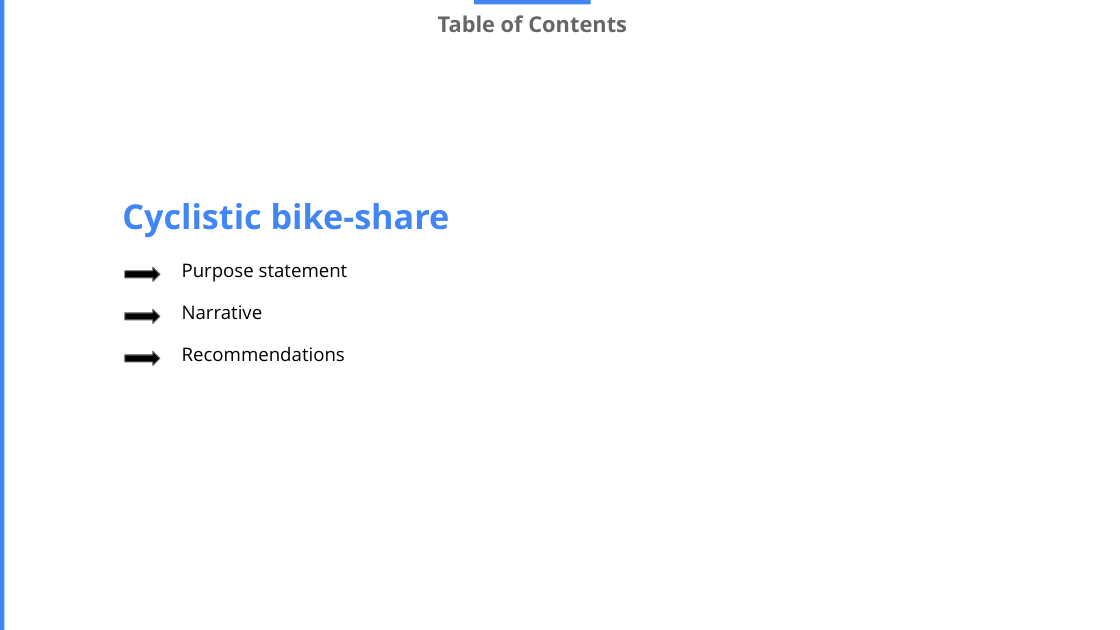
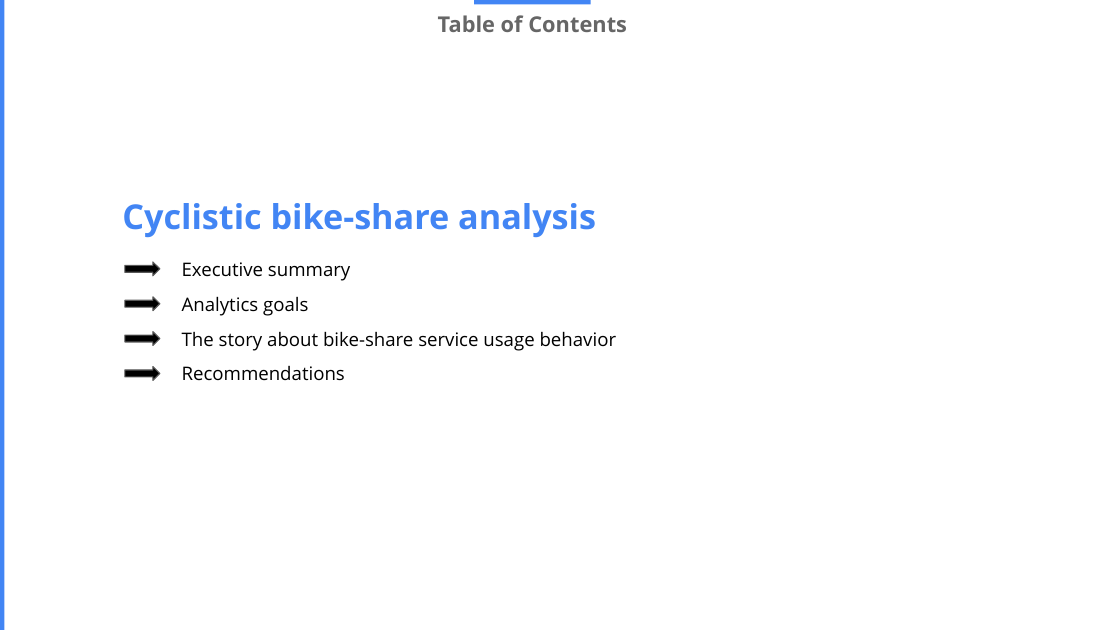
Before and after one commit to huyvuintech/gda-capstone-projects, a slide deck: slide 2 of Challenge1_GDACapstone_CyclistBikeshare_202209.pptx. Drawn at 1120x630 pixels with LibreOffice and Linux fonts; fonts in the diff are those of the drawing. Boxes give left, top, right and bottom in pixels: in the first picture for what was removed or moved away, otherwise in the second. Text is boxed around its words. In the diff, an @@ line names an element or a change of style, - is before the commit and + after.

```diff
--- a/Challenge1_GDACapstone_CyclistBikeshare_202209.pptx
+++ b/Challenge1_GDACapstone_CyclistBikeshare_202209.pptx
@@ text at (122, 203, 596, 237): text changed @@
-Cyclistic bike-share
+Cyclistic bike-share analysis
@@ right arrow: place and size @@
-right arrow at (124, 268, 159, 281)
+right arrow at (124, 262, 159, 276)
@@ text at (182, 262, 350, 281): text changed @@
-Purpose statement
+Executive summary
@@ right arrow added at (124, 297, 159, 310), fill #000000, outline #595959 0.75 pt @@
@@ text added at (182, 296, 308, 316), 12 pt, text #000000 @@
+Analytics goals
@@ right arrow: place and size @@
-right arrow at (124, 309, 159, 323)
+right arrow at (124, 332, 159, 345)
@@ text "Recommendations": place and size @@
-text "Recommendations" at (182, 347, 345, 362)
+text "Recommendations" at (182, 366, 345, 381)
@@ text at (182, 331, 617, 351): text changed @@
-Narrative
+The story about bike-share service usage behavior
@@ right arrow: place and size @@
-right arrow at (124, 352, 159, 365)
+right arrow at (124, 366, 159, 380)
```
Also in this commit, not shown: 2 other slides changed, 3 slides added, 2 slides removed.
